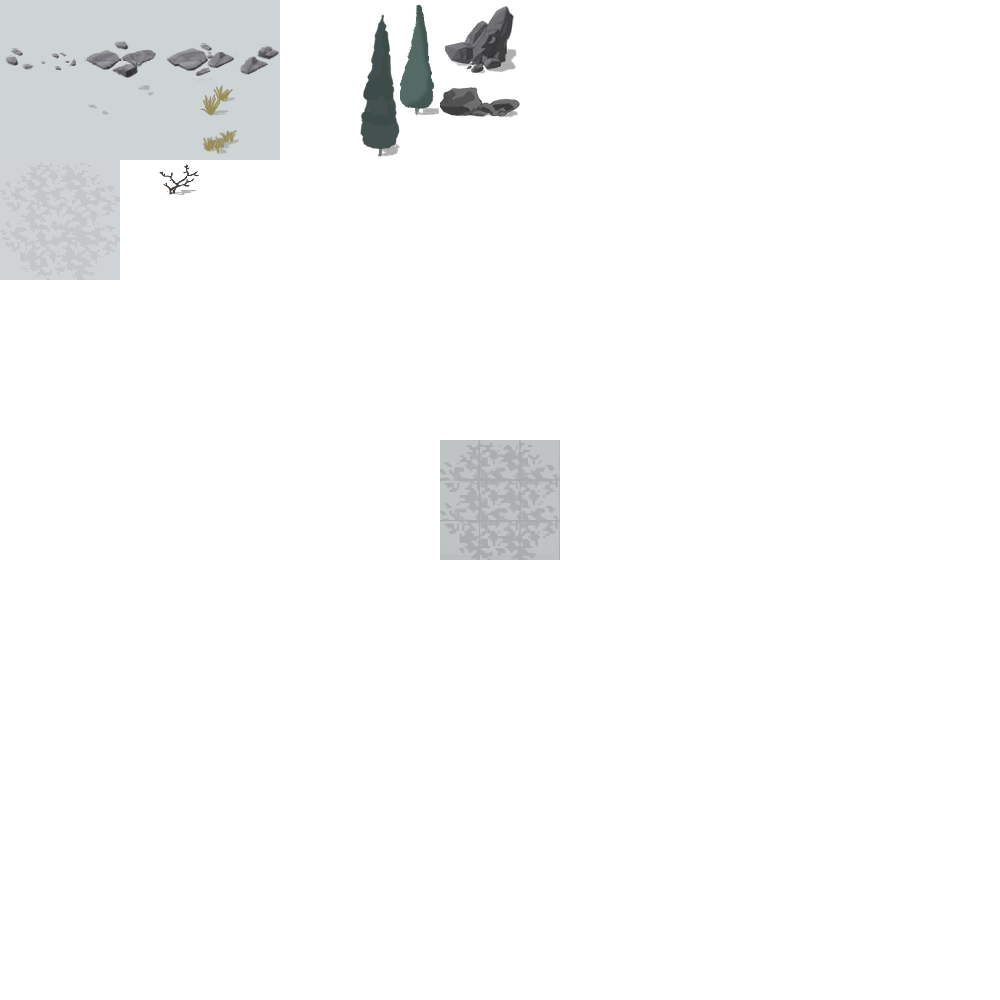
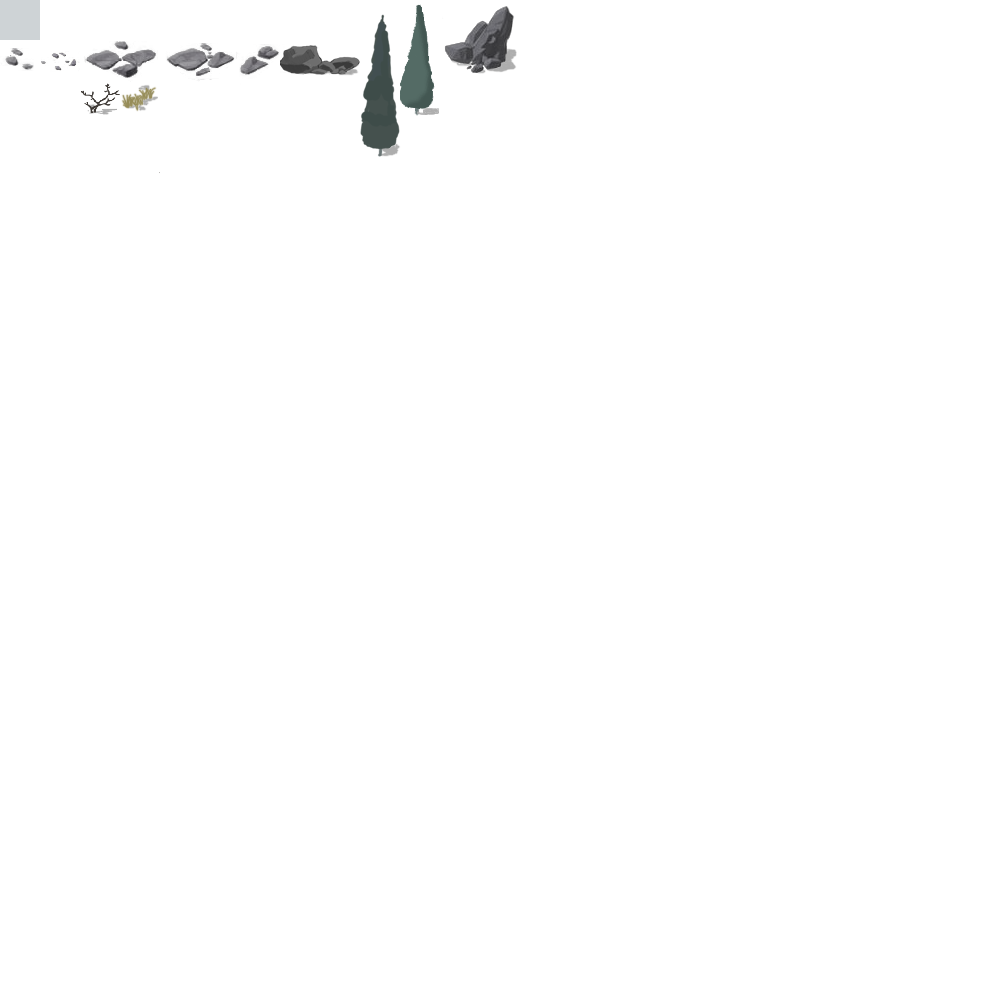
Layered file, before and after one edit (1000 × 1000). Changes by layer:
removed layer "Layer 8" over 87, 50, 520, 117
removed layer "Layer 9" over 451, 87, 519, 118
painted on "Layer 6" over 0, 0, 517, 280
removed layer "Layer 3" over 440, 440, 560, 560
removed layer "Layer 2" over 0, 41, 287, 86
removed layer "Rocas" (2nd of 2) over 41, 51, 80, 72
removed layer "Plantas" over 200, 4, 360, 155
removed layer "Arbustos" over 160, 164, 199, 196
removed layer "Layer 1" over 0, 0, 280, 160
